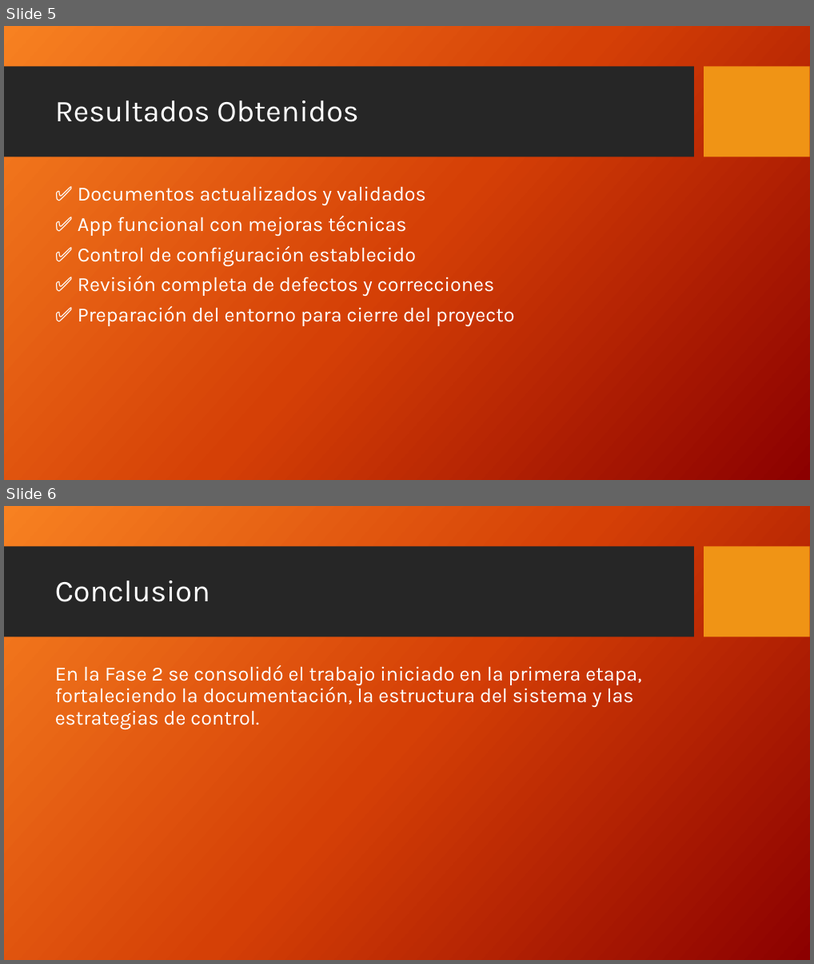
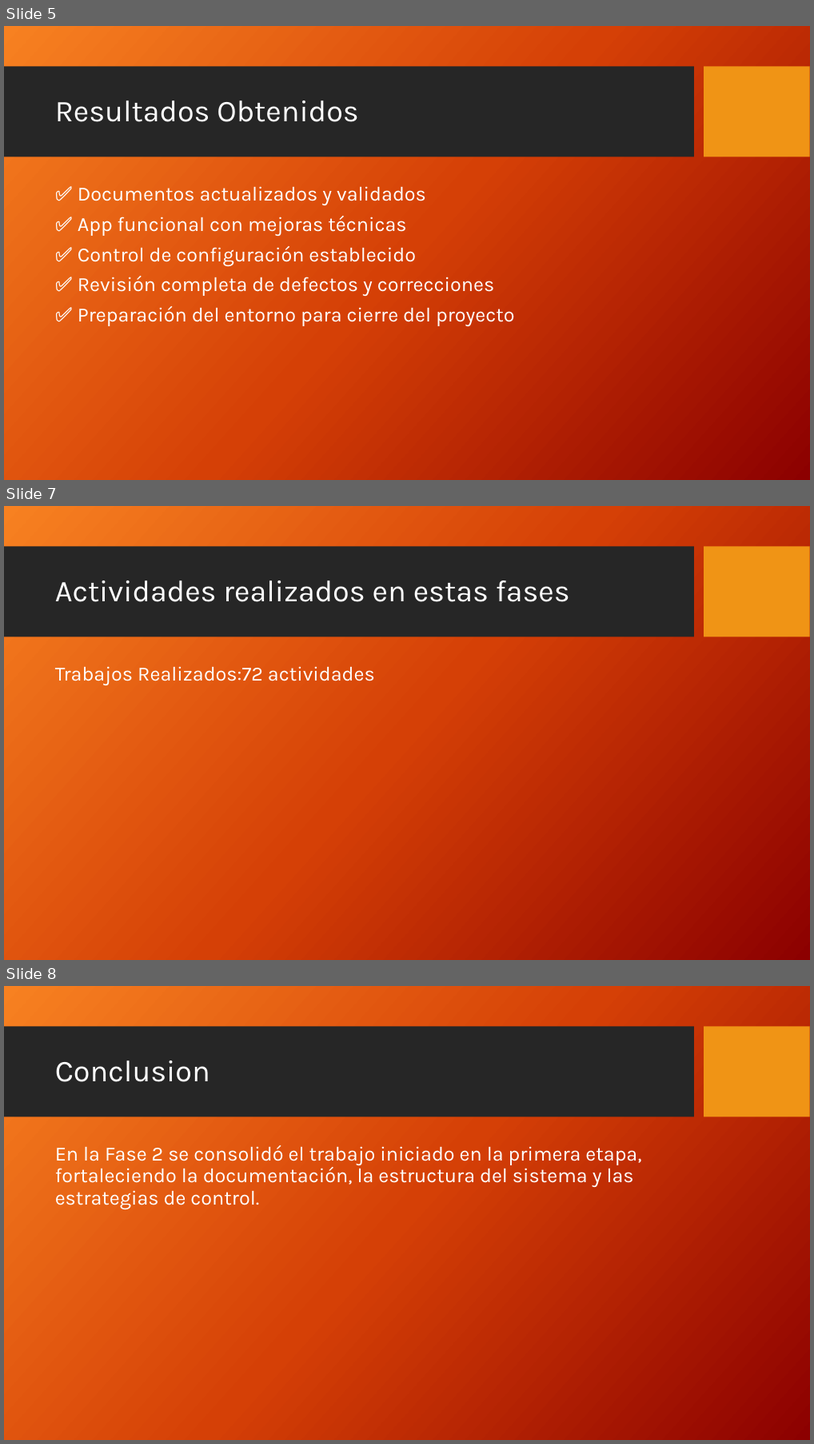
Before and after one commit to Nico2002345/PaginaIngSoftware, a slide deck: assets/docs/Informe_Final_Iniciacion_Estrategia.pptx. Shown one above the other, each under a label of ours: slides 5 and 6 before the commit, slides 5, 7 and 8 after it; the slides between them are not shown. The pictures are 814x964 and 814x1444 pixels, drawn with LibreOffice and Linux fonts; fonts in the diff are those of the drawing; background and template pictures are left out. Boxes give left, top, right and bottom in pixels: in the first picture for what was removed or moved away, otherwise in the second. Text is boxed around its words. In the diff, an @@ line names an element or a change of style, - is before the commit and + after.

```diff
--- a/assets/docs/Informe_Final_Iniciacion_Estrategia.pptx
+++ b/assets/docs/Informe_Final_Iniciacion_Estrategia.pptx
@@ slide 7 added at <box>4,506,810,960</box>, background picture (left out); not listed: 2 template elements that a slide beside it also shows @@
@@ title added at <box>55,580,570,602</box>, 36 pt, text #FFFFFF @@
+Actividades realizados en estas fases
@@ text added at <box>55,666,375,685</box>, 24 pt, text #FFFFFF @@
+Trabajos Realizados:72 actividades
@@ what was slide 6 is now slide 8 @@
```
Also in this commit, not shown: 1 other slide added, 14 other files.
